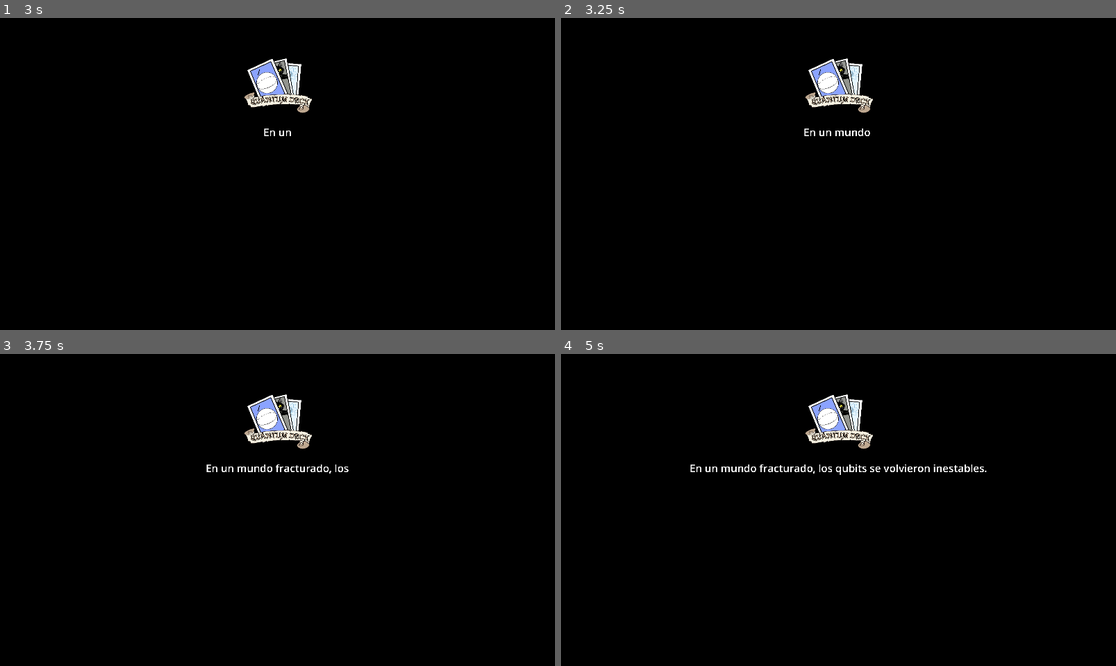
Above: before the commit, frames 1-4 (two rows, left to right).
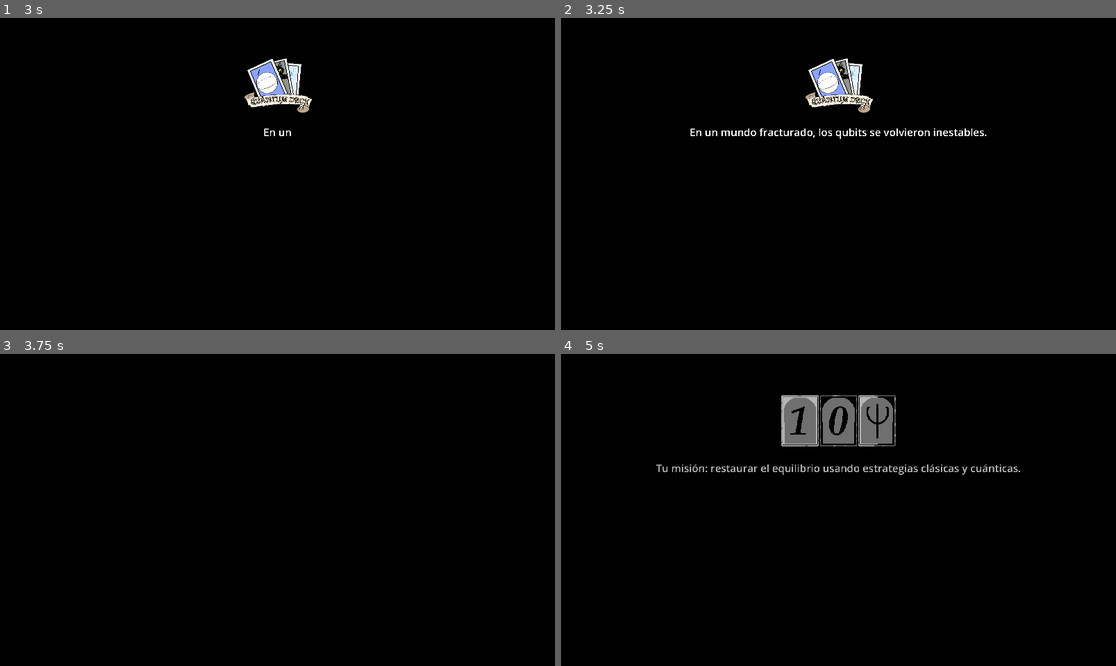
Above: after the commit, the same moments.

Repository: u1751855481-maker/quantumdeck
Game: Godot game, scene res://scenes/boot.tscn
The game is run twice, just before and just after one commit, with the same random seed, the same clock (stepped at 60 frames per second) and the same inputs.
Inputs (mouse positions are in pixels of both pictures, inside the frame that each line leads up to):
- Up to frame 1 (3 s): tap Enter (ui_accept) at 0.5, 0.77, 0.8, 1.07, 1.25, 1.35, 1.52, 1.82, 2, 2.3 s; move the mouse to (399, 158) at 0.52 s; press the mouse at (399, 158) at 0.53 s; move the mouse to (166, 189) at 1.27 s; release the mouse at (166, 189) at 1.28 s; click (166, 189) at 1.55 s; move the mouse to (333, 105) at 2.02 s; press the mouse at (333, 105) at 2.03 s; move the mouse to (249, 236) at 2.77 s; release the mouse at (249, 236) at 2.78 s; click (249, 236) at 2.85 s
- Up to frame 2 (3.25 s): tap Enter (ui_accept) at 3.02 s
- Up to frame 3 (3.75 s): tap Enter (ui_accept) at 3.32 s; move the mouse to (444, 556) at 3.52 s; hold Enter (ui_accept) from 3.53 s (still down); click (444, 556) at 3.67 s
- Up to frame 4 (5 s): move the mouse to (672, 463) at 4.27 s; release Enter (ui_accept) at 4.28 s; click (672, 463) at 4.35 s; tap Enter (ui_accept) at 4.52, 4.82 s

Frame 1 is identical in both runs. In frame 2, 0.5% of the frame differs, in the area x 23-77%, y 35-39%; in frame 3, 1.4%; in frame 4, 3.9%, in the area x 17-83%, y 12-39%.

Commit message:
Add story click-skip, adjust combat log placement, and white-hit flash shader

Diff:
--- a/scenes/ui/combat_log_panel.tscn
+++ b/scenes/ui/combat_log_panel.tscn
@@ -5,10 +5,10 @@
 [node name="CombatLogPanel" type="Control"]
 layout_mode = 1
 anchors_preset = 0
-offset_left = 1480.0
-offset_top = 560.0
-offset_right = 1900.0
-offset_bottom = 1040.0
+offset_left = 20.0
+offset_top = 20.0
+offset_right = 460.0
+offset_bottom = 320.0
 script = ExtResource("1_1")
 
 [node name="Panel" type="Panel" parent="."]
@@ -40,7 +40,7 @@
 text = "Combat Log"
 
 [node name="Scroll" type="ScrollContainer" parent="Panel/Margin/VBox"]
-custom_minimum_size = Vector2(0, 320)
+custom_minimum_size = Vector2(0, 160)
 layout_mode = 2
 size_flags_vertical = 3
 
--- a/scripts/enemy.gd
+++ b/scripts/enemy.gd
@@ -9,18 +9,30 @@
 @export var Health:int = 1
 @export var BaseRotationSpeed: float = 1.8
 
+@onready var EnemySprite: AnimatedSprite2D = $AnimatedSprite2D
+
 var IsDying: bool = false
+var FlashMaterial: ShaderMaterial
 
 func _ready() -> void:
-	$AnimatedSprite2D.modulate.a = 1.0
+	setup_white_flash_material()
+	EnemySprite.modulate.a = 1.0
 	$Healthbar.modulate.a = 1.0
 	if(has_node("BASE")):
 		$BASE.modulate.a = 1.0
-	$AnimatedSprite2D.play("idle")
+	EnemySprite.play("idle")
+
+func setup_white_flash_material() -> void:
+	var flash_shader := load("res://shaders/white_flash.gdshader") as Shader
+	if(flash_shader == null):
+		return
+	FlashMaterial = ShaderMaterial.new()
+	FlashMaterial.shader = flash_shader
+	EnemySprite.material = FlashMaterial
 
 func play_attack_anim():
 	play_attack_shake()
-	$AnimatedSprite2D.play("attack")
+	EnemySprite.play("attack")
 
 func play_attack_shake() -> void:
 	var start_pos := position
@@ -32,11 +44,23 @@
 	if(IsDying):
 		return
 	Health = Health - dmg
+	play_hit_flash()
 	if(Health <= 0):
 		Health = 0
-		$AnimatedSprite2D.play("ded")
+		EnemySprite.play("ded")
 	else:
-		$AnimatedSprite2D.play("hurt")
+		EnemySprite.play("hurt")
+
+func play_hit_flash() -> void:
+	if(FlashMaterial == null):
+		return
+	FlashMaterial.set_shader_parameter("flash_strength", 1.0)
+	var tween := create_tween()
+	tween.tween_method(_set_flash_strength, 1.0, 0.0, 0.12)
+
+func _set_flash_strength(value: float) -> void:
+	if(FlashMaterial):
+		FlashMaterial.set_shader_parameter("flash_strength", value)
 
 func _process(delta: float) -> void:
 	$Healthbar.value = Health
@@ -53,24 +77,24 @@
 func play_ded_anim():
 	if(IsDying):
 		return
-	$AnimatedSprite2D.play("ded")
+	EnemySprite.play("ded")
 
 func _on_particles_animation_finished() -> void:
 	$Particles.visible = false
 
 func _on_animated_sprite_2d_animation_finished():
-	if($AnimatedSprite2D.animation == "ded"):
+	if(EnemySprite.animation == "ded"):
 		if(IsDying):
 			return
 		IsDying = true
 		await play_death_feedback()
-		$AnimatedSprite2D.pause()
+		EnemySprite.pause()
 		Defeated.emit()
-	if($AnimatedSprite2D.animation == "hurt"):
-		$AnimatedSprite2D.play("idle")
-	if($AnimatedSprite2D.animation == "attack"):
+	if(EnemySprite.animation == "hurt"):
+		EnemySprite.play("idle")
+	if(EnemySprite.animation == "attack"):
 		enemy_attacked.emit()
-		$AnimatedSprite2D.play("idle")
+		EnemySprite.play("idle")
 
 func play_death_feedback() -> void:
 	var start_pos := position
@@ -81,7 +105,7 @@
 	shake.tween_property(self, "position", start_pos, 0.05)
 	await shake.finished
 	var fade := create_tween()
-	fade.parallel().tween_property($AnimatedSprite2D, "modulate:a", 0.0, 0.3)
+	fade.parallel().tween_property(EnemySprite, "modulate:a", 0.0, 0.3)
 	fade.parallel().tween_property($Healthbar, "modulate:a", 0.0, 0.3)
 	if(has_node("BASE")):
 		fade.parallel().tween_property($BASE, "modulate:a", 0.0, 0.3)
--- a/scripts/player.gd
+++ b/scripts/player.gd
@@ -5,13 +5,24 @@
 @export var MaxHealth:int = 100
 @export var Health:int = 100
 
-# Called when the node enters the scene tree for the first time.
+@onready var PlayerSprite: AnimatedSprite2D = $AnimatedSprite2D
+
+var FlashMaterial: ShaderMaterial
+
 func _ready() -> void:
-	$AnimatedSprite2D.play("idle")
-	pass # Replace with function body.
+	setup_white_flash_material()
+	PlayerSprite.play("idle")
+
+func setup_white_flash_material() -> void:
+	var flash_shader := load("res://shaders/white_flash.gdshader") as Shader
+	if(flash_shader == null):
+		return
+	FlashMaterial = ShaderMaterial.new()
+	FlashMaterial.shader = flash_shader
+	PlayerSprite.material = FlashMaterial
 
 func play_attack_anim():
-	$AnimatedSprite2D.play("attack")
+	PlayerSprite.play("attack")
 
 func heal(heal:int):
 	play_particle_heal()
@@ -24,27 +35,41 @@
 	modulate = Color(0.65, 1.0, 0.65, 1.0)
 	var heal_tween = get_tree().create_tween()
 	heal_tween.tween_property(self, "modulate", Color(1, 1, 1, 1), 0.25)
+
 func damage(p_dmg:int):
 	Health = Health - p_dmg
+	play_hit_flash()
 	if(Health<0):
-		$AnimatedSprite2D.play("ded")
+		PlayerSprite.play("ded")
 	else:
-		$AnimatedSprite2D.play("hurt")
-# Called every frame. 'delta' is the elapsed time since the previous frame.
+		PlayerSprite.play("hurt")
+
+func play_hit_flash() -> void:
+	if(FlashMaterial == null):
+		return
+	FlashMaterial.set_shader_parameter("flash_strength", 1.0)
+	var tween := create_tween()
+	tween.tween_method(_set_flash_strength, 1.0, 0.0, 0.12)
+
+func _set_flash_strength(value: float) -> void:
+	if(FlashMaterial):
+		FlashMaterial.set_shader_parameter("flash_strength", value)
+
 func _process(delta: float) -> void:
 	$Healthbar.value = Health
 	pass
 
 func _on_animated_sprite_2d_animation_finished():
-	if($AnimatedSprite2D.animation == "ded"):
-		$AnimatedSprite2D.pause()
+	if(PlayerSprite.animation == "ded"):
+		PlayerSprite.pause()
 		GameOver.emit()
-	if($AnimatedSprite2D.animation == "hurt"):
-		$AnimatedSprite2D.play("idle")
-	if($AnimatedSprite2D.animation == "attack"):
-		$AnimatedSprite2D.play("idle")
+	if(PlayerSprite.animation == "hurt"):
+		PlayerSprite.play("idle")
+	if(PlayerSprite.animation == "attack"):
+		PlayerSprite.play("idle")
 		player_attacked.emit()
-	pass # Replace with function body.
+	pass
+
 func play_particle_heal():
 	$Particles.visible = true
 	$Particles.play("heal")
--- a/scripts/story_page.gd
+++ b/scripts/story_page.gd
@@ -8,14 +8,43 @@
 
 @onready var TextLabel: Label = $MarginContainer/VBox/TextLabel
 
+var IsTyping: bool = false
+var TextCompleted: bool = false
+var SkipTypingRequested: bool = false
+var ContinueRequested: bool = false
+
 func _ready() -> void:
 	TextLabel.text = ""
 	await type_text()
-	await get_tree().create_timer(HoldDuration).timeout
+	TextCompleted = true
+	await wait_for_continue_or_timeout()
 	page_finished.emit()
 
+func _unhandled_input(event: InputEvent) -> void:
+	if(event.is_action_pressed("left_mouse") || event.is_action_pressed("ui_accept")):
+		if(IsTyping):
+			SkipTypingRequested = true
+		elif(TextCompleted):
+			ContinueRequested = true
+
 func type_text() -> void:
+	IsTyping = true
+	SkipTypingRequested = false
 	for i in StoryText.length():
+		if(SkipTypingRequested):
+			TextLabel.text = StoryText
+			break
 		TextLabel.text += StoryText.substr(i, 1)
 		# $TypeSfx.play() # Sonido por letra (pendiente de asset/mezcla final)
 		await get_tree().create_timer(TypingSpeed).timeout
+	IsTyping = false
+
+func wait_for_continue_or_timeout() -> void:
+	ContinueRequested = false
+	var elapsed := 0.0
+	while(elapsed < HoldDuration):
+		if(ContinueRequested):
+			return
+		var step := min(0.1, HoldDuration - elapsed)
+		await get_tree().create_timer(step).timeout
+		elapsed += step
--- /dev/null
+++ b/shaders/white_flash.gdshader
@@ -0,0 +1,9 @@
+shader_type canvas_item;
+
+uniform float flash_strength : hint_range(0.0, 1.0) = 0.0;
+
+void fragment() {
+	vec4 tex = texture(TEXTURE, UV);
+	vec3 flashed = mix(tex.rgb, vec3(1.0), flash_strength);
+	COLOR = vec4(flashed, tex.a) * COLOR;
+}
